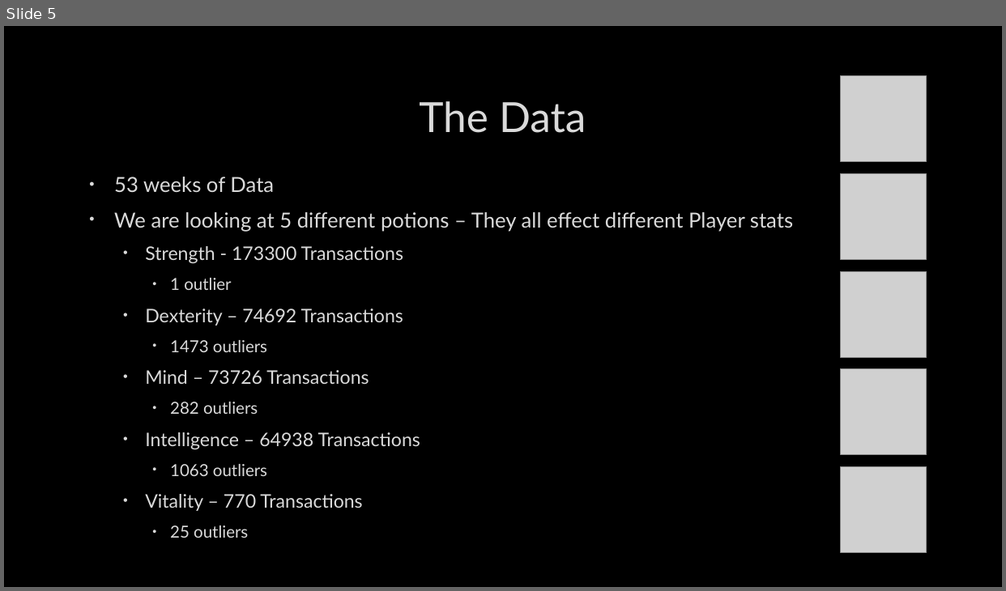
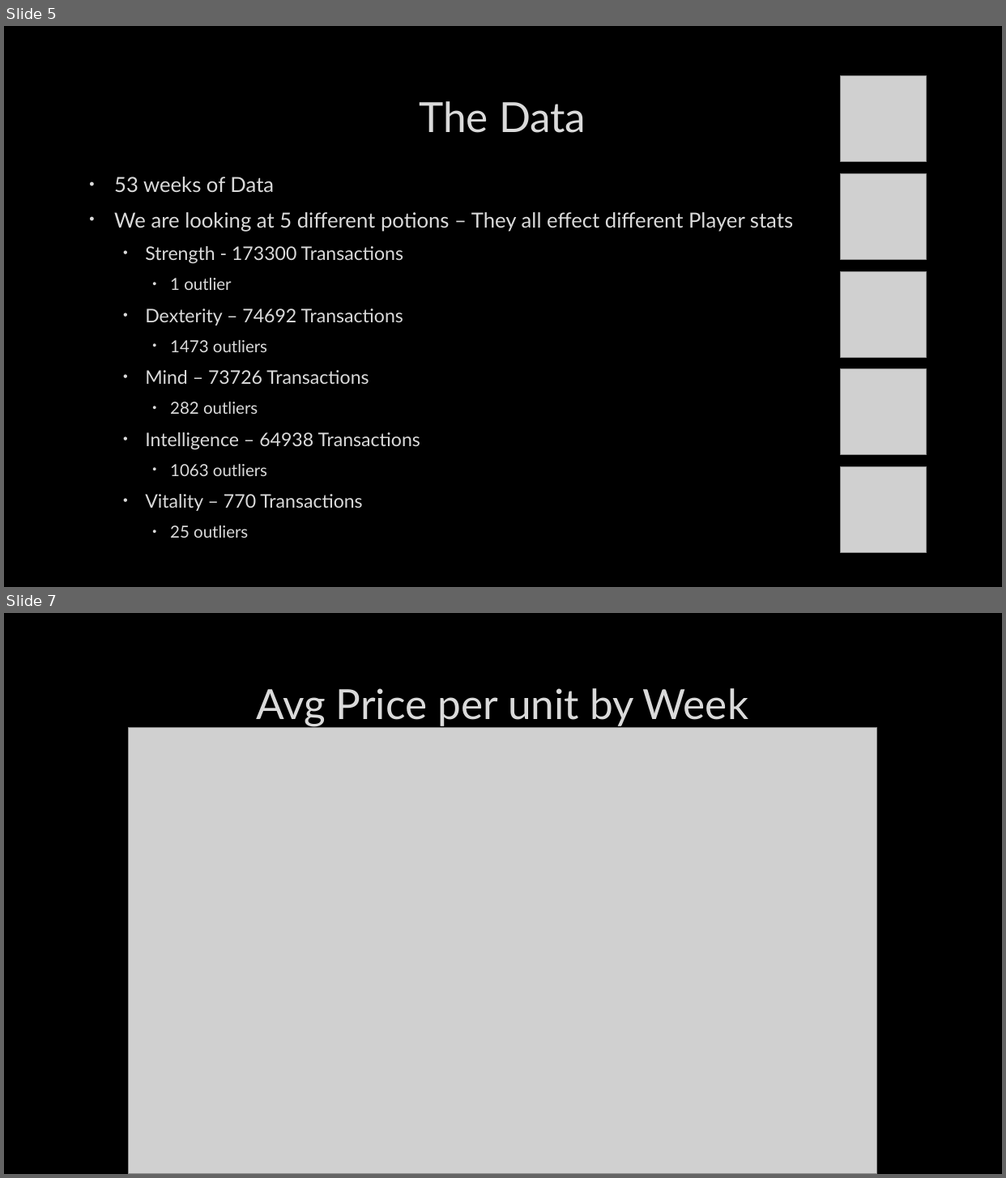
Before and after one commit to Hounder23/LHL-CAPSTONE, a slide deck: LHL – CAPSTONE.pptx. Shown one above the other, each under a label of ours: slide 5 before the commit, slides 5 and 7 after it; the slides between them are not shown. The pictures are 1006x591 and 1006x1178 pixels, drawn with LibreOffice and Linux fonts; fonts in the diff are those of the drawing; grey boxes stand for pictures; background and template pictures are left out. Boxes give left, top, right and bottom in pixels: in the first picture for what was removed or moved away, otherwise in the second. Text is boxed around its words. In the diff, an @@ line names an element or a change of style, - is before the commit and + after.

```diff
--- a/LHL – CAPSTONE.pptx
+++ b/LHL – CAPSTONE.pptx
@@ slide 7 added at [4,613,1002,1174], background picture (left out) @@
@@ title added at [257,688,748,726], 40 pt, text #DADADA @@
+Avg Price per unit by Week
@@ picture added at [128,728,878,1174] @@
```
Also in this commit, not shown: 2 other slides added, 17 other files.
